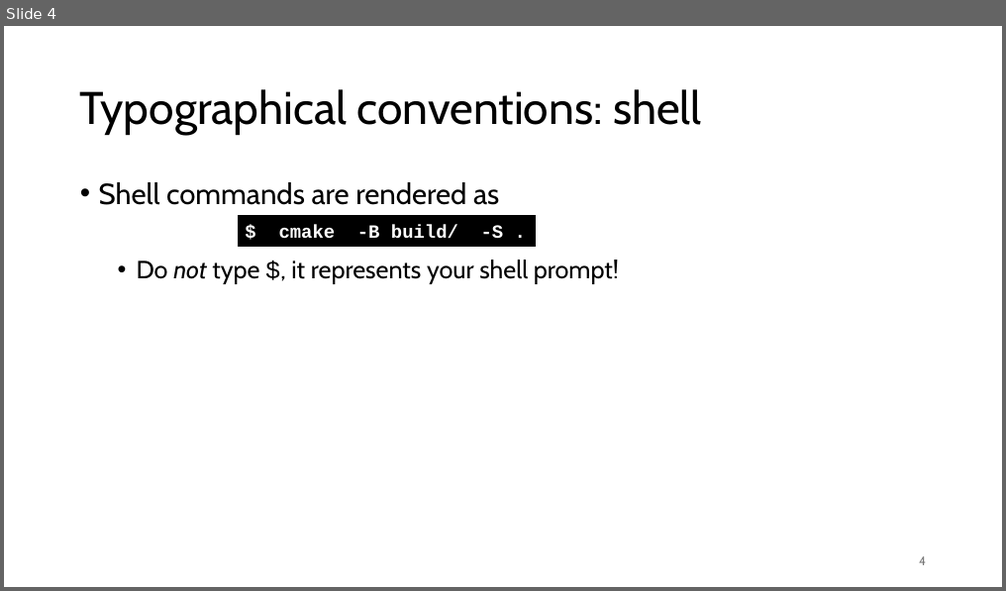
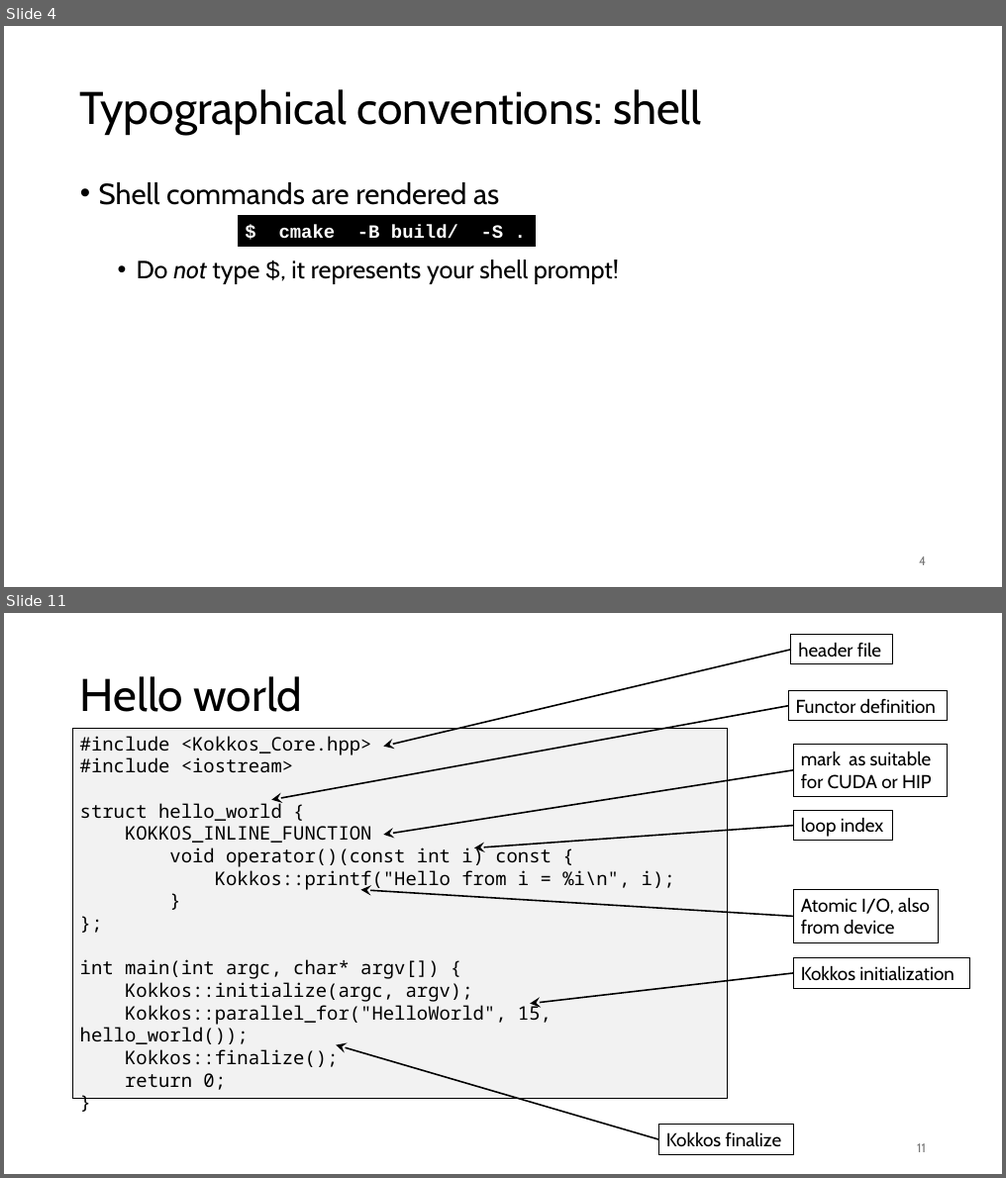
Before and after one commit to gjbex/GPU-programming, a slide deck: gpu_programming.pptx. Shown one above the other, each under a label of ours: slide 4 before the commit, slides 4 and 11 after it; the slides between them are not shown. The pictures are 1006x591 and 1006x1178 pixels, drawn with LibreOffice and Linux fonts; fonts in the diff are those of the drawing. Boxes give left, top, right and bottom in pixels: in the first picture for what was removed or moved away, otherwise in the second. Text is boxed around its words. In the diff, an @@ line names an element or a change of style, - is before the commit and + after.

Commit message:
Add Kokkos "hello world"

```diff
--- a/gpu_programming.pptx
+++ b/gpu_programming.pptx
@@ slide 11 added at bbox=[4, 613, 1002, 1174], background #FFFFFF @@
@@ rectangle added at bbox=[791, 634, 892, 663], outline #000000 0.75 pt, 18 pt, text #000000 @@
+header file
@@ arrow added from (791, 650) to (383, 747), #000000 1.5 pt @@
@@ title added at bbox=[80, 676, 303, 712], 44 pt, text #000000 @@
+Hello world
@@ rectangle added at bbox=[788, 691, 948, 721], outline #000000 0.75 pt, 18 pt, text #000000 @@
+Functor definition
@@ rectangle added at bbox=[73, 728, 727, 1099], fill #F2F2F2, outline #000000 0.75 pt, 18 pt, text #000000 @@
+#include <Kokkos_Core.hpp>
+#include <iostream>
+struct hello_world {
+KOKKOS_INLINE_FUNCTION
+void operator()(const int i) const {
+Kokkos::printf("Hello from i = %i\n", i);
+}
+};
+int main(int argc, char* argv[]) {
+Kokkos::initialize(argc, argv);
+Kokkos::parallel_for("HelloWorld", 15, hello_world());
+Kokkos::finalize();
+return 0;
+}
@@ arrow added from (788, 706) to (272, 800), #000000 1.5 pt @@
@@ rectangle added at bbox=[794, 744, 947, 797], outline #000000 0.75 pt, 18 pt, text #000000 @@
+mark as suitable
+for CUDA or HIP
@@ arrow added from (794, 770) to (383, 835), #000000 1.5 pt @@
@@ rectangle added at bbox=[794, 811, 893, 841], outline #000000 0.75 pt, 18 pt, text #000000 @@
+loop index
@@ arrow added from (794, 826) to (474, 848), #000000 1.5 pt @@
@@ arrow added from (794, 916) to (361, 890), #000000 1.5 pt @@
@@ rectangle added at bbox=[794, 890, 939, 943], outline #000000 0.75 pt, 18 pt, text #000000 @@
+Atomic I/O, also
+from device
@@ rectangle added at bbox=[794, 959, 969, 988], outline #000000 0.75 pt, 18 pt, text #000000 @@
+Kokkos initialization
@@ arrow added from (794, 973) to (531, 1004), #000000 1.5 pt @@
@@ arrow added from (659, 1140) to (336, 1046), #000000 1.5 pt @@
@@ rectangle added at bbox=[659, 1125, 794, 1155], outline #000000 0.75 pt, 18 pt, text #000000 @@
+Kokkos finalize
@@ page number added at bbox=[917, 1144, 926, 1153], 12 pt, text #797979 @@
+11
```
Also in this commit, not shown: 6 slides changed.
